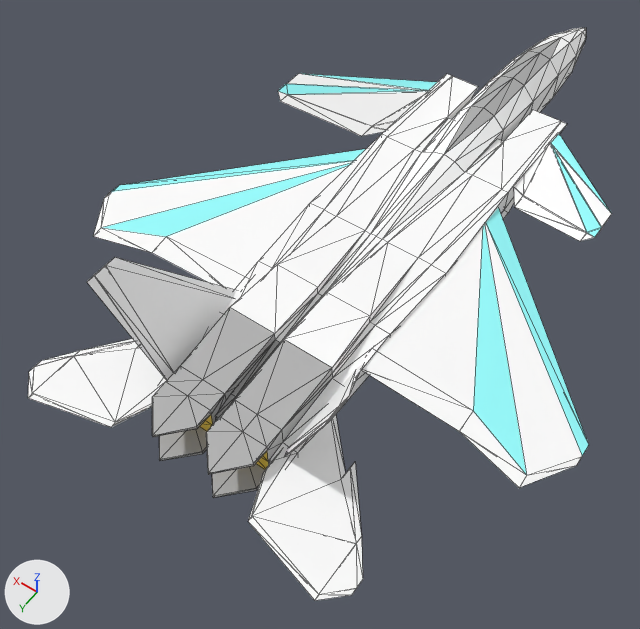
Two versions of the OBJ model assets/F15Actived.obj, one commit apart.
Camera for both pictures: a 50 mm lens placed at (-9.7, 16.4, 21.4), pointed at (0.7, 1.9, -1.3). The axes (+X, +Y, +Z) are drawn at lower left. The lights are the same throughout. The picture after the commit comes second. Mesh edges are drawn as thin lines. Where no turn or scale is listed for an object, it has been applied to the vertices.
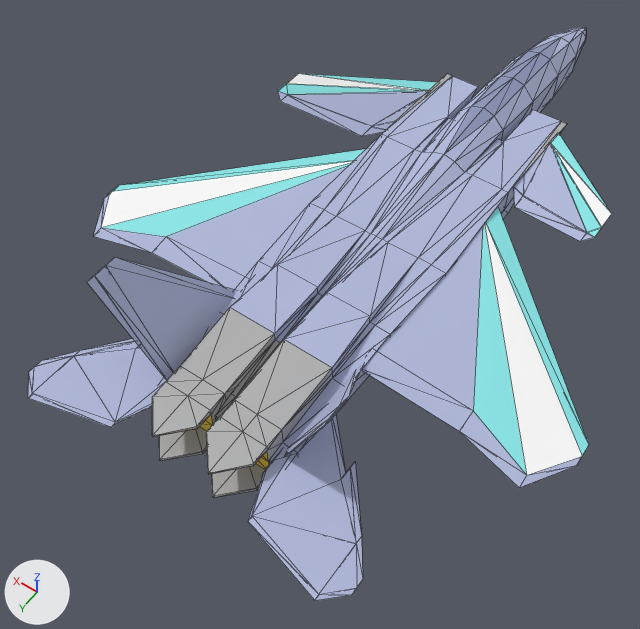
Boxes [x1, y1, x2, y2] around the edits, measured in the pictures (640 x 629 px):
'Cube.016', recoloured, surface changed (white to blue): [152, 28, 586, 491] in both
'Cube.014', recoloured: [93, 149, 589, 488] in both
'Cube.017', recoloured (white to blue): [28, 339, 363, 601] in both
'Cube.020', recoloured, surface changed (darker): [278, 75, 605, 241] in both
'Cube.019', recoloured (white to blue): [87, 257, 363, 457] in both
part 1 of me_cube_016, recoloured: [385, 74, 567, 187] in both
part 2 of me_cube_016, recoloured (grey to greyish blue): [445, 37, 561, 153] in both
part 3 of me_cube_020, edited (looks the same): [286, 73, 611, 227] in both

Diff of the bpy script that builds the scene:
```diff
--- a/assets/F15Actived.obj.py
+++ b/assets/F15Actived.obj.py
@@ mat_body @@
 mat_body = principled_material('body')
-mat_body.base_color = (1.0, 1.0, 1.0)  # white #ffffff
+mat_body.base_color = (0.443, 0.487, 0.7)  # blue #b2b9da
 mat_body.roughness = 1.0
@@ mat_decor @@
 mat_decor = principled_material('decor')
-mat_decor.base_color = (0.312, 0.991, 1.0)  # cyan #98feff
+mat_decor.base_color = (0.255, 0.803, 0.81)  # cyan #8ae7e8
@@ mat_decor2 @@
+mat_decor2 = principled_material('decor2')
+mat_decor2.base_color = (0.971, 0.971, 0.971)  # white #fcfcfc
@@ mat_decor3 @@
+mat_decor3 = principled_material('decor3')
+mat_decor3.base_color = (0.266, 0.301, 0.479)  # greyish blue #8d95b8
@@ me_cube_016 @@
 me_cube_016.from_pydata(...)  # 273 vertices, 532 faces; spans x -2.6..2.6, y -16.1..9.2, z -1.1..1.6
 # used by ob_cube_016; location = (0.0, 0.0, 0.0)
+# me_cube_016 part 1: 12 faces spanning x -2.5..2.5, y -8.7..9.2, z 0.3..1.1 switch from mat_body (white #ffffff) to mat_nozzle (grey #adadad)
+# me_cube_016 part 2: 12 faces spanning x -0.5..0.5, y -13.2..-4.2, z 0.9..1.6 switch from mat_nozzle (grey #adadad) to mat_decor3 (greyish blue #8d95b8)
 me_cube_016.materials.append(mat_intake)
@@ me_cube_020 @@
 me_cube_020.from_pydata(...)  # 32 vertices, 48 faces; spans x -5.85..5.85, y -8.1..-2.55, z 0.83..2.27
 # used by ob_cube_020; location = (0.0, 0.0, 0.0)
+# me_cube_020 part 3: 4 faces spanning x -5.85..5.85, y -7.43..-3.3, z 0.83..2.27 switch from mat_body (white #ffffff) to mat_decor2 (white #fcfcfc)
 me_cube_020.materials.append(mat_decor)
```
